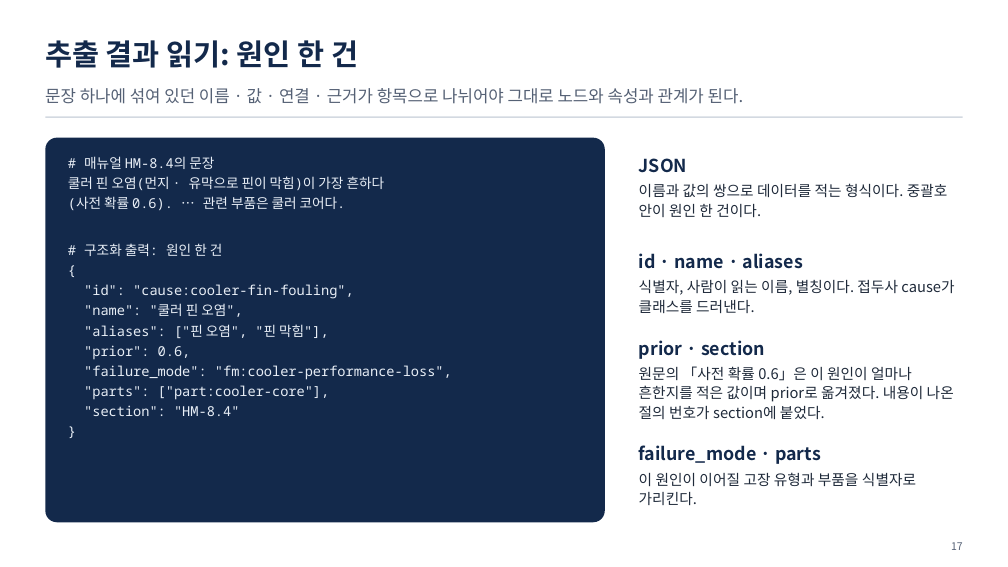
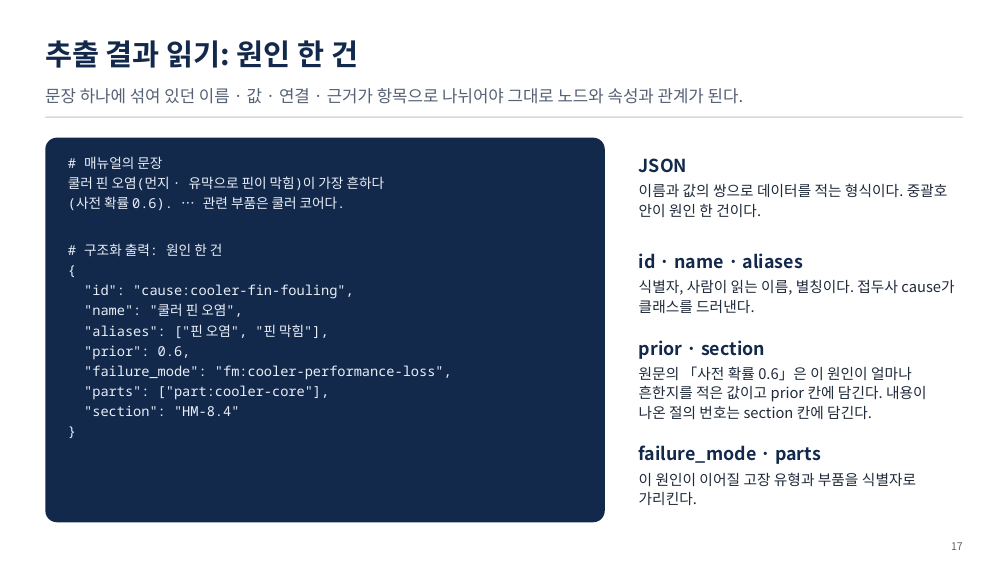
Before and after one commit to uengine-oss/hyd-iot-edu, a slide deck: slide 17 of 산출물/통합반/이론/04회차/통합반_04일차.pptx. Drawn at 1008x567 pixels with LibreOffice and Linux fonts; fonts in the diff are those of the drawing. Boxes give left, top, right and bottom in pixels: in the first picture for what was removed or moved away, otherwise in the second. Text is boxed around its words. In the diff, an @@ line names an element or a change of style, - is before the commit and + after.

```diff
--- a/산출물/통합반/이론/04회차/통합반_04일차.pptx
+++ b/산출물/통합반/이론/04회차/통합반_04일차.pptx
@@ text at box(84, 156, 162, 169): text changed; font Noto Sans Mono to Noto Sans CJK KR @@
-# 매뉴얼 HM-8.4의 문장
+# 매뉴얼의 문장
@@ text at box(639, 366, 927, 419): text changed @@
-원문의 「사전 확률 0.6」은 이 원인이 얼마나 흔한지를 적은 값이며 prior로 옮겨졌다. 내용이 나온 절의 번호가 section에 붙었다.
+원문의 「사전 확률 0.6」은 이 원인이 얼마나 흔한지를 적은 값이고 prior 칸에 담긴다. 내용이 나온 절의 번호는 section 칸에 담긴다.
```
Also in this commit, not shown: 24 other slides changed, 5 other files.
